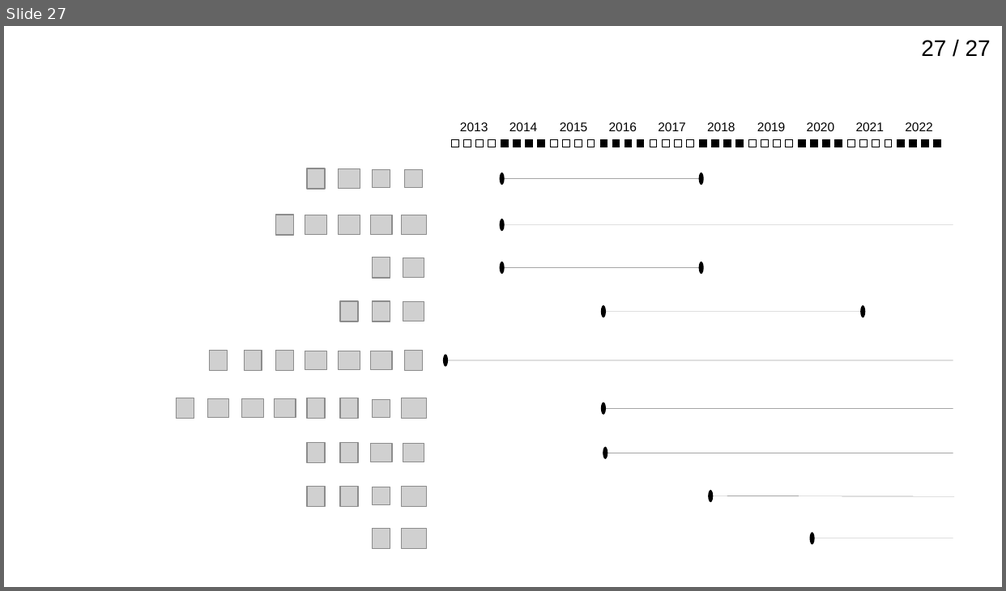
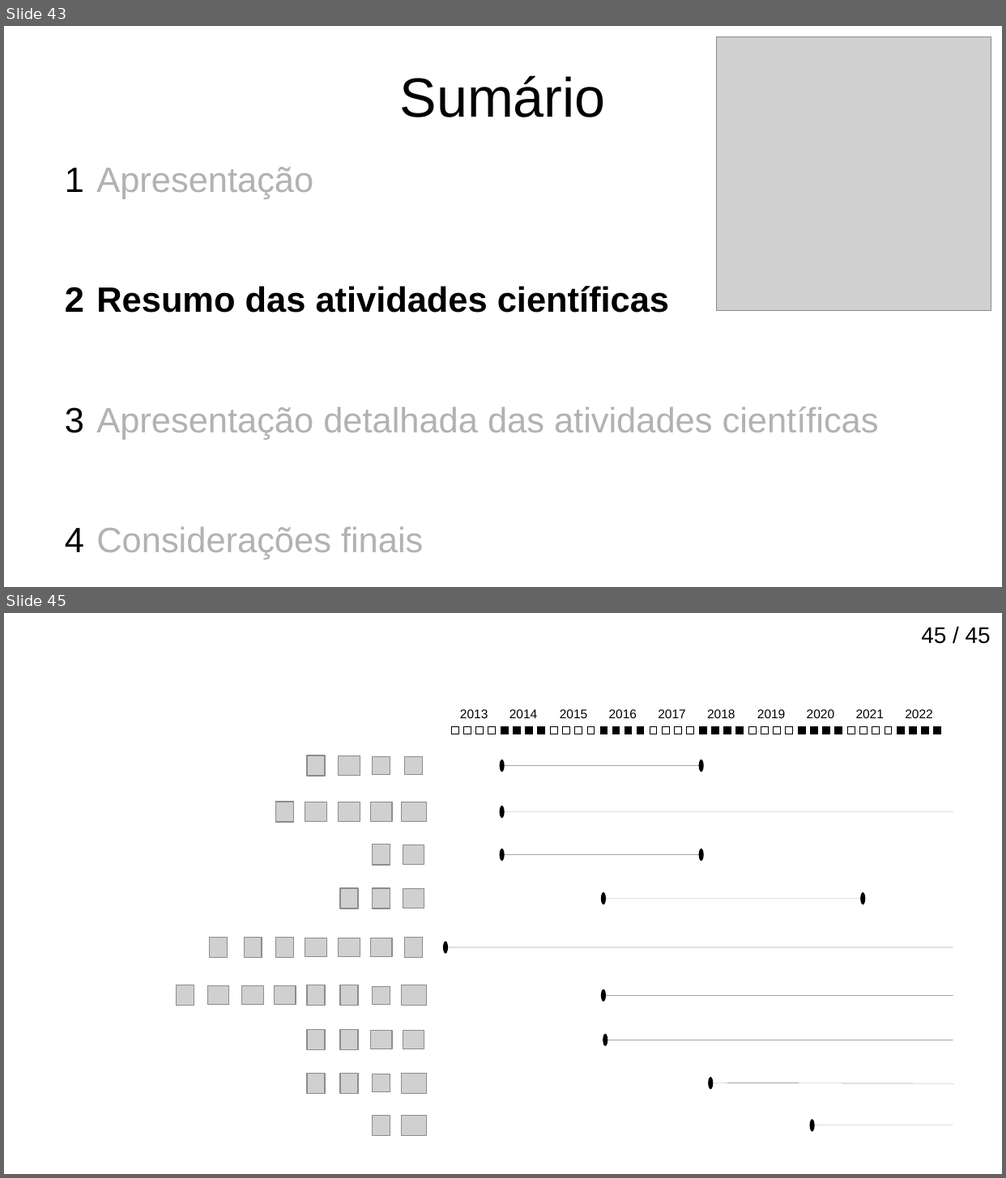
Before and after one commit to birocoles/memos, a slide deck: Titular_III/slides/apresentacao_titular3.odp. Shown one above the other, each under a label of ours: slide 27 before the commit, slides 43 and 45 after it; the slides between them are not shown. The pictures are 1006x591 and 1006x1178 pixels, drawn with LibreOffice and Linux fonts; fonts in the diff are those of the drawing; grey boxes stand for pictures. Boxes give left, top, right and bottom in pixels: in the first picture for what was removed or moved away, otherwise in the second. Text is boxed around its words. In the diff, an @@ line names an element or a change of style, - is before the commit and + after.

```diff
--- a/Titular_III/slides/apresentacao_titular3.odp
+++ b/Titular_III/slides/apresentacao_titular3.odp
@@ slide 43 added at (4,26,1002,587), background #FFFFFF @@
@@ picture added at (717,37,991,311) @@
@@ title added at (400,75,606,118), 44 pt, text #000000 @@
+Sumário
@@ text added at (96,167,879,560), 28 pt, text #B2B2B2 @@
+1 Apresentação
+2 Resumo das atividades científicas
+3 Apresentação detalhada das atividades científicas
+4 Considerações finais
@@ what was slide 27 is now slide 45 @@
@@ page number at (921,627,991,644): text changed @@
-27 / 27
+45 / 45
```
Also in this commit, not shown: 1 slide changed, 17 other slides added, 3 other files.
